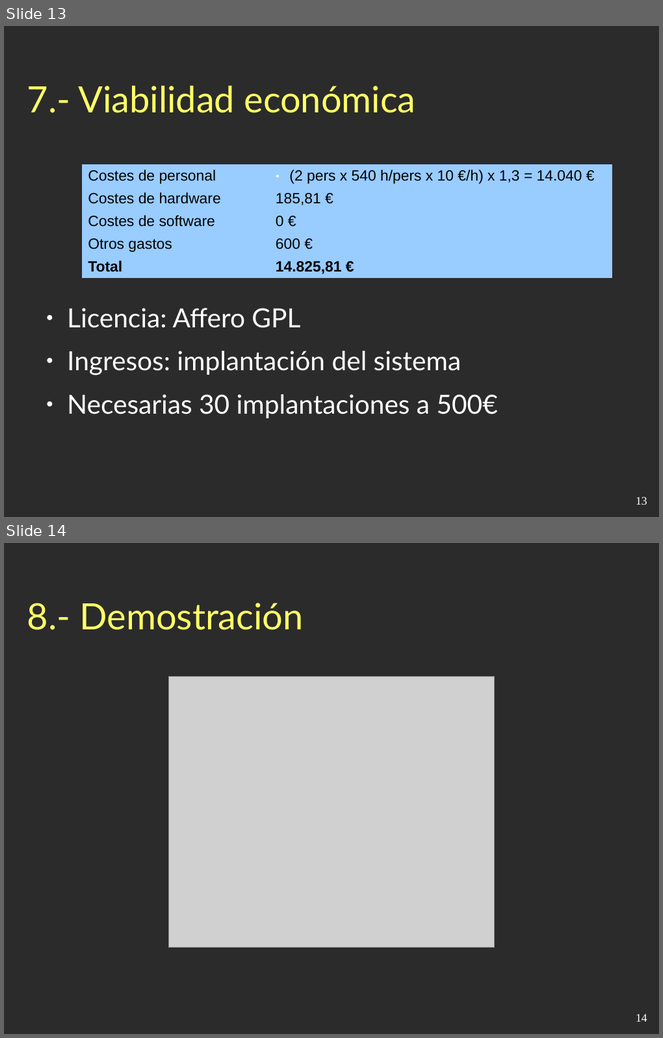
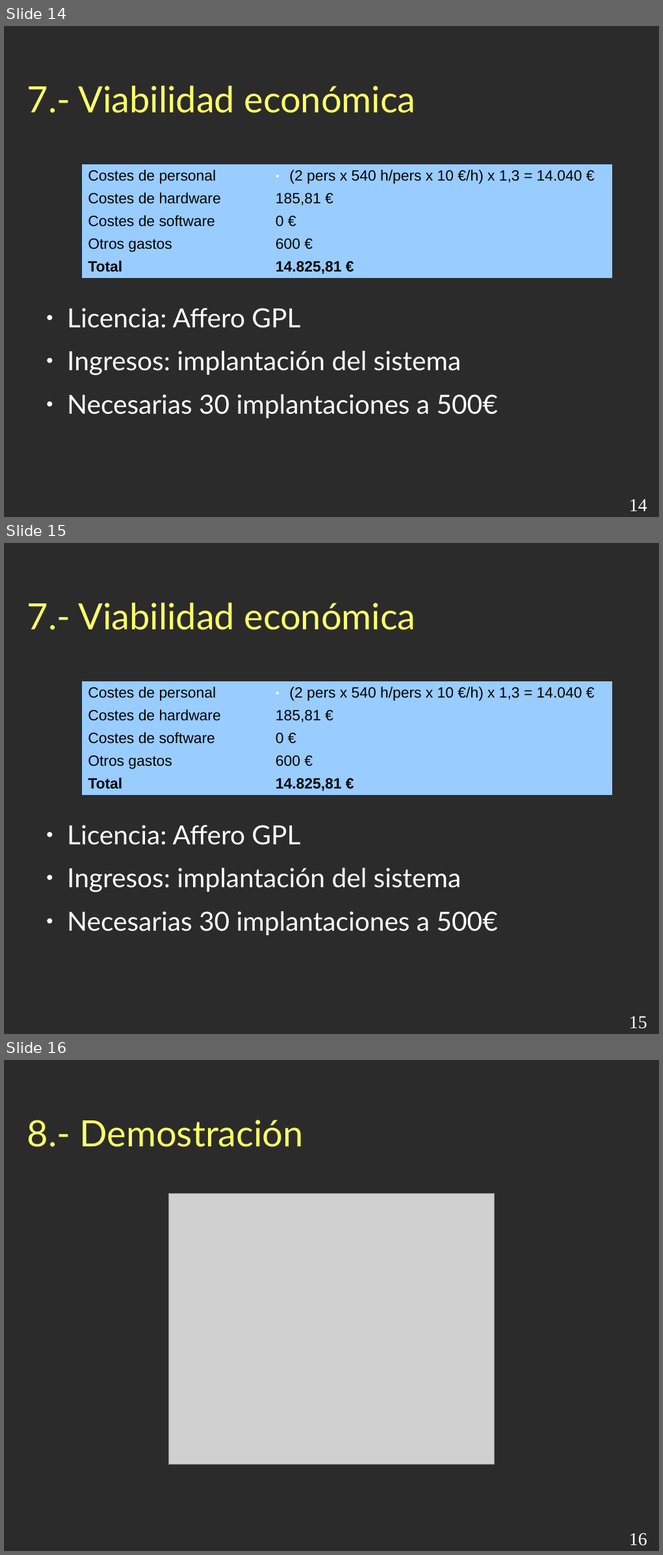
Before and after one commit to esbaixauli/proyecto-ii-ubu, a slide deck: trunk/Documentación/Presentación.odp. Shown one above the other, each under a label of ours: slides 13 and 14 before the commit, slides 14, 15 and 16 after it. The pictures are 663x1038 and 663x1555 pixels, drawn with LibreOffice and Linux fonts; fonts in the diff are those of the drawing; grey boxes stand for pictures; background and template pictures are left out; a plain dark background stands for a picture behind light text. Boxes give left, top, right and bottom in pixels: in the first picture for what was removed or moved away, otherwise in the second. Text is boxed around its words. In the diff, an @@ line names an element or a change of style, - is before the commit and + after.

```diff
--- a/trunk/Documentación/Presentación.odp
+++ b/trunk/Documentación/Presentación.odp
@@ slide 15 added at bbox=[4, 543, 659, 1034], background picture (left out) @@
@@ title added at bbox=[27, 603, 416, 630], 44 pt, text #FFFF66 @@
+7.- Viabilidad económica
@@ table added at bbox=[83, 681, 613, 795], 5 rows, 2 columns @@
+Costes de personal | (2 pers x 540 h/pers x 10 €/h) x 1,3 = 14.040 €
+Costes de hardware | 185,81 €
+Costes de software | 0 €
+Otros gastos | 600 €
+Total | 14.825,81 €
@@ text added at bbox=[67, 825, 498, 936], 32 pt, text #FFFFFF @@
+● Licencia: Affero GPL
+● Ingresos: implantación del sistema
+● Necesarias 30 implantaciones a 500€
@@ page number added at bbox=[629, 1016, 648, 1029], 22 pt, text #FFFFFF @@
+15
@@ what was slide 13 is now slide 14 @@
@@ page number at bbox=[629, 499, 648, 512]: text changed; size 14 to 22 pt @@
-13
+14
@@ what was slide 14 is now slide 16 @@
@@ page number at bbox=[629, 1533, 648, 1546]: text changed; size 14 to 22 pt @@
-14
+16
```
Also in this commit, not shown: 9 slides changed, 1 other slide added.
